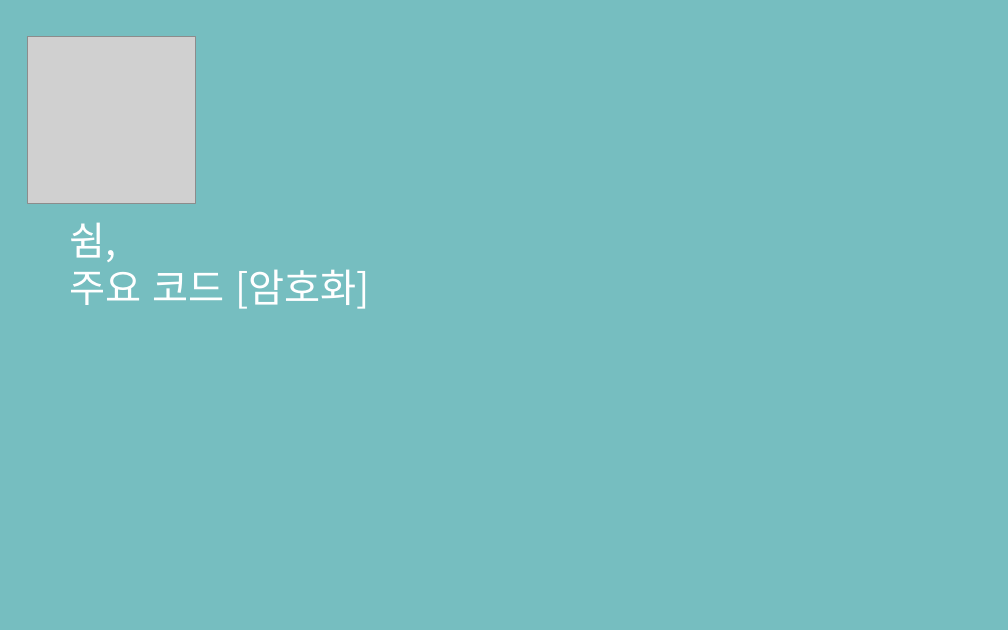
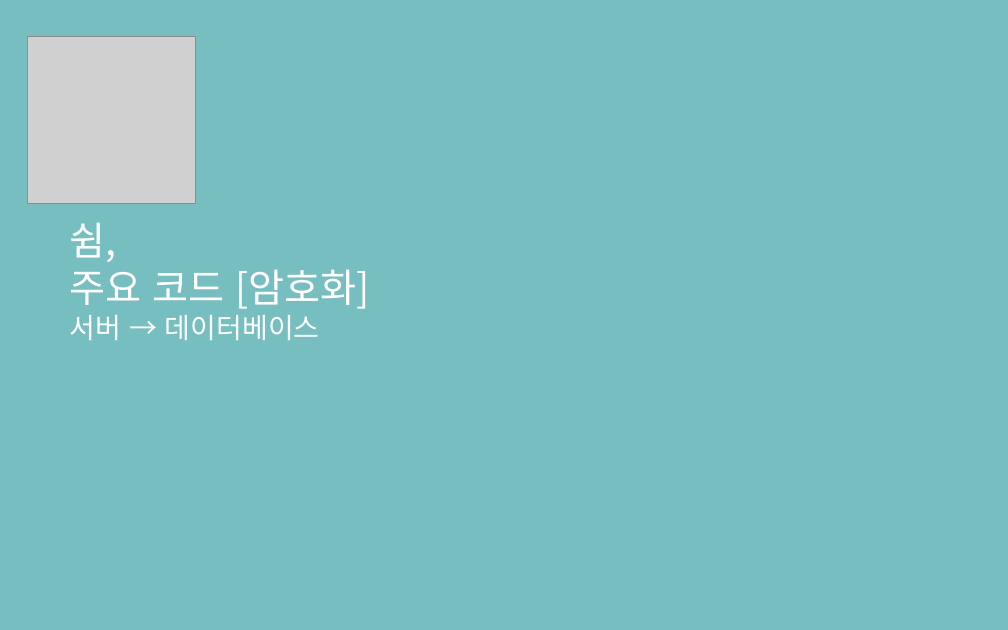
Before and after one commit to ImTaemin/Stay, a slide deck: slide 16 of 문서/최종보고서/쉼,_최종보고서.pptx (slide 8 before the commit). Drawn at 1008x630 pixels with LibreOffice and Linux fonts; fonts in the diff are those of the drawing; grey boxes stand for pictures. Boxes give left, top, right and bottom in pixels: in the first picture for what was removed or moved away, otherwise in the second. Text is boxed around its words. In the diff, an @@ line names an element or a change of style, - is before the commit and + after.

```diff
--- a/문서/최종보고서/쉼,_최종보고서.pptx
+++ b/문서/최종보고서/쉼,_최종보고서.pptx
@@ text at <box>70,315,320,340</box>: paragraph added @@
+서버 → 데이터베이스
```
Also in this commit, not shown: 1 other slide changed, 8 slides added, 3 other files.
